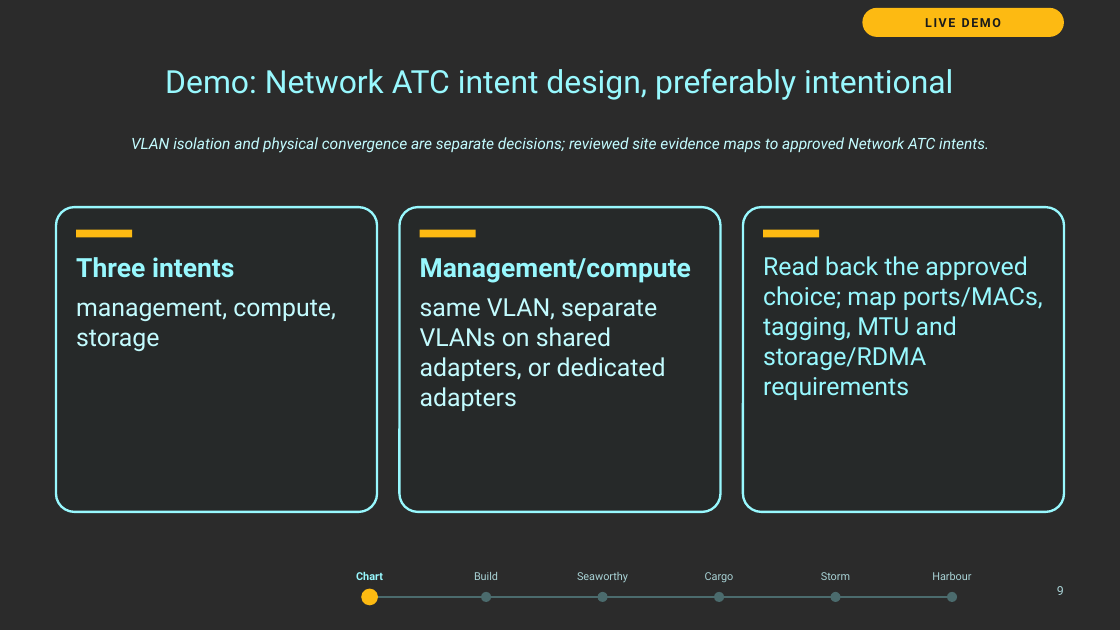
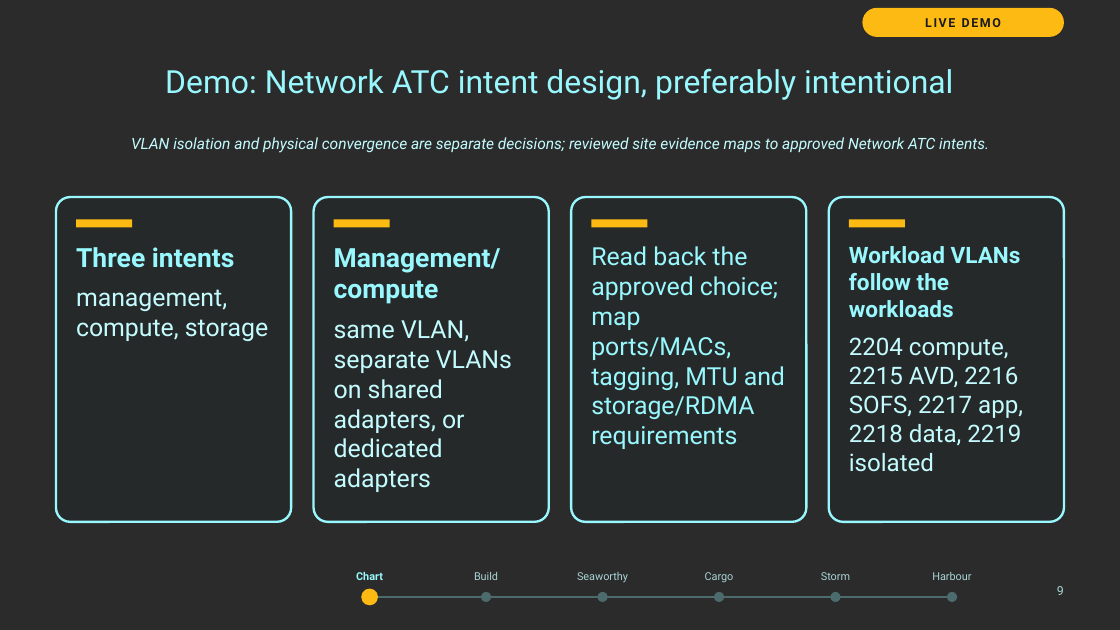
Before and after one commit to thisismydemo/nic2026_azl, a slide deck: slide 9 of presentation/Azure_Local_Discovery_to_Day2_NIC2026.pptx. Drawn at 1120x630 pixels with LibreOffice and Linux fonts; fonts in the diff are those of the drawing; background and template pictures are left out; a plain dark background stands for a picture behind light text. Boxes give left, top, right and bottom in pixels: in the first picture for what was removed or moved away, otherwise in the second. Text is boxed around its words. In the diff, an @@ line names an element or a change of style, - is before the commit and + after.

```diff
--- a/presentation/Azure_Local_Discovery_to_Day2_NIC2026.pptx
+++ b/presentation/Azure_Local_Discovery_to_Day2_NIC2026.pptx
@@ rounded rectangle: place and size @@
-rounded rectangle at [56,207,377,512]
+rounded rectangle at [56,197,291,522]
@@ rounded rectangle added at [314,197,549,522], fill #262929, outline #98F8FE 1.5 pt @@
@@ rounded rectangle: place and size @@
-rounded rectangle at [400,207,721,512]
+rounded rectangle at [571,197,806,522]
@@ rounded rectangle: place and size @@
-rounded rectangle at [743,207,1064,512]
+rounded rectangle at [829,197,1064,522]
@@ text "Three intents" rewrapped from [76,257,336,351] to [76,247,268,341] @@
@@ rectangle: place and size @@
-rectangle at [76,230,132,237]
+rectangle at [76,220,132,227]
@@ text "Management/compute" rewrapped from [420,258,691,411] to [334,248,512,492] @@
@@ rectangle: place and size @@
-rectangle at [420,230,476,237]
+rectangle at [334,220,390,227]
@@ text "Read back the approved choice; ..." rewrapped from [763,256,1043,400] to [591,246,785,449] @@
@@ rectangle added at [591,220,647,227], fill #FDBA12 @@
@@ rectangle: place and size @@
-rectangle at [763,230,819,237]
+rectangle at [849,220,905,227]
@@ text added at [849,246,1023,472], 15.5 pt, text #C3FBFE @@
+Workload VLANs follow the workloads
+2204 compute, 2215 AVD, 2216 SOFS, 2217 app, 2218 data, 2219 isolated
```
Also in this commit, not shown: 18 other slides changed, 4 slides added, 23 other files.
